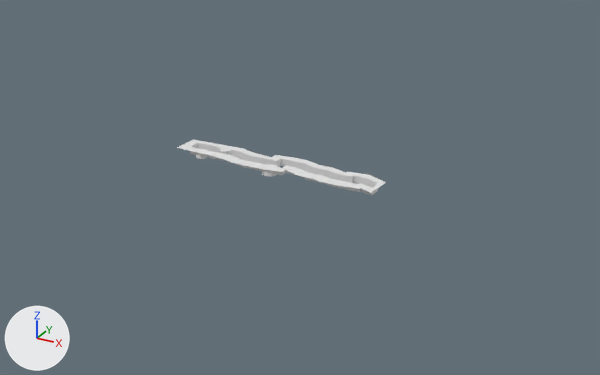
The FBX model Content/Assets/fbx/lvl1.FBX: old version first, new version second.
Both versions are drawn from a 50 mm lens placed at (4.4, -7.13, 3.33), pointed at (0.63, -0.28, -0.1). The lights are fixed; the arrows at lower left show +X, +Y and +Z. Where no turn or scale is listed for an object, it has been applied to the vertices.

Names of what the first picture shows: 'Shape1'.
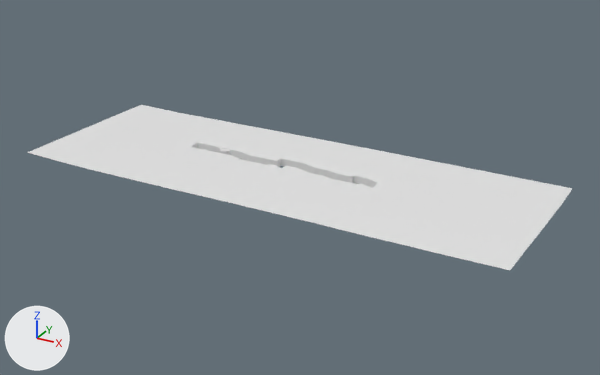
What differs and where, as boxes [x1, y1, x2, y2] in the pictures (600 x 375 px; the box of a moved part takes in the faces that stretch with it):
'Shape1', reshaped (160% wider, 191% taller): before [177, 139, 386, 195]; after [27, 105, 573, 270]
part 1 of me_mesh, moved or reshaped: before [177, 139, 386, 193]; after [27, 105, 573, 270]

Edits to the bpy script that builds the scene:
```text
Change me_mesh:
    used by ob_shape1; location = (0.339, -0.191, 0.0)
    remove me_mesh.from_pydata(...)  # 84 vertices, 56 faces; spans x -1.21..1.17, y -0.23..0.22, z 0.0..0.08
    add me_mesh.from_pydata(...)  # 84 vertices, 57 faces; spans x -2.53..2.81, y -1.08..0.87, z 0.0..0.08
    me_mesh part 1
    6 vertices are removed from x -0.6..1.17, y -0.23..0.18, z 0.08
    10 faces are deleted
    22 vertices move from x -1.21..1.01, y -0.23..0.22, z 0.08 to x -2.53..2.27, y -1.08..0.87, z 0.08
    6 vertices are added at (2.81, 0.81, 0.08), (-1.93, 0.84, 0.08), (-2.02, -1.07, 0.08), (2.51, -1.08, 0.08), (2.73, -1.08, 0.08), (2.8, 0.35, 0.08)
    11 new faces join them
```
